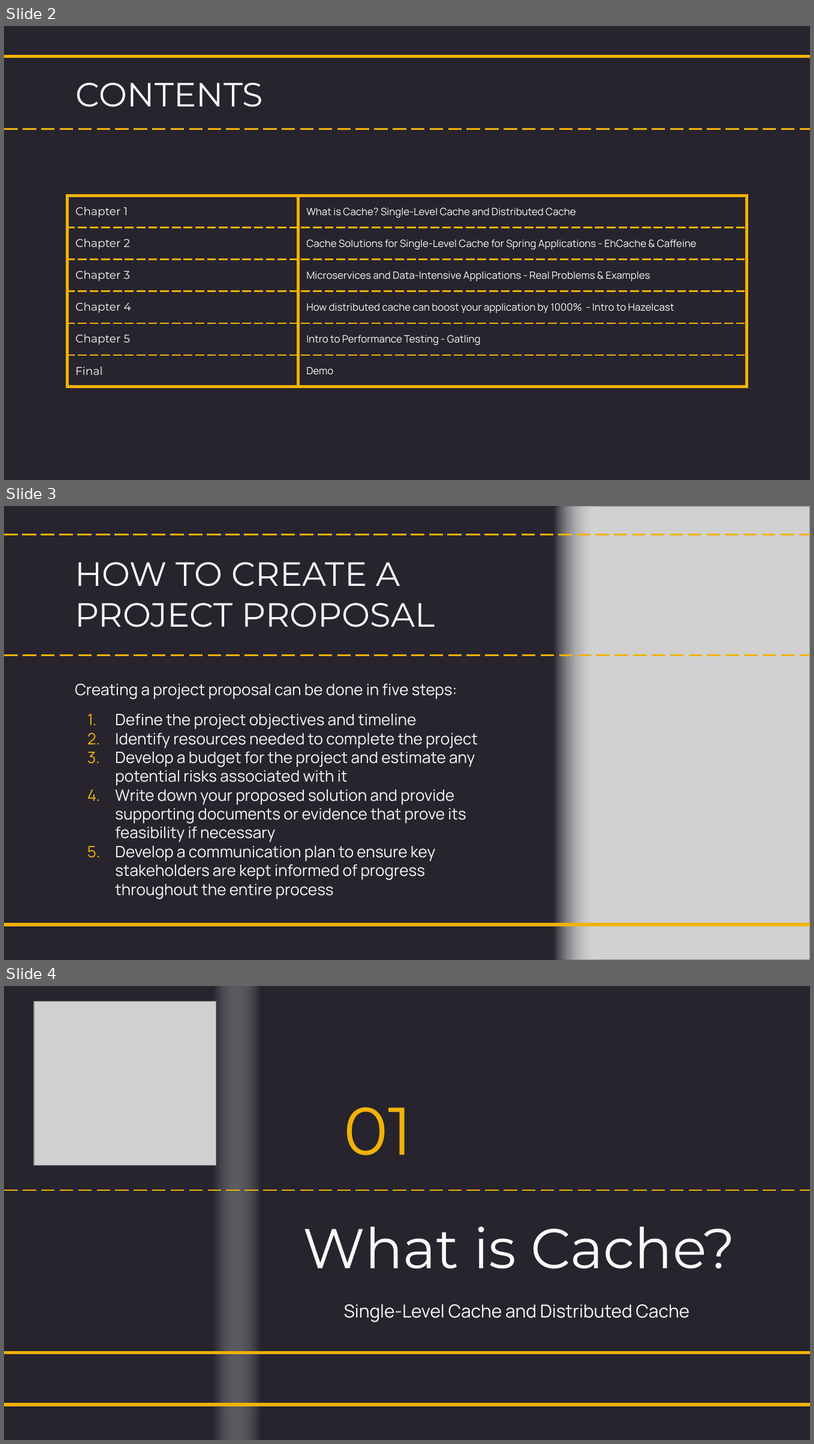
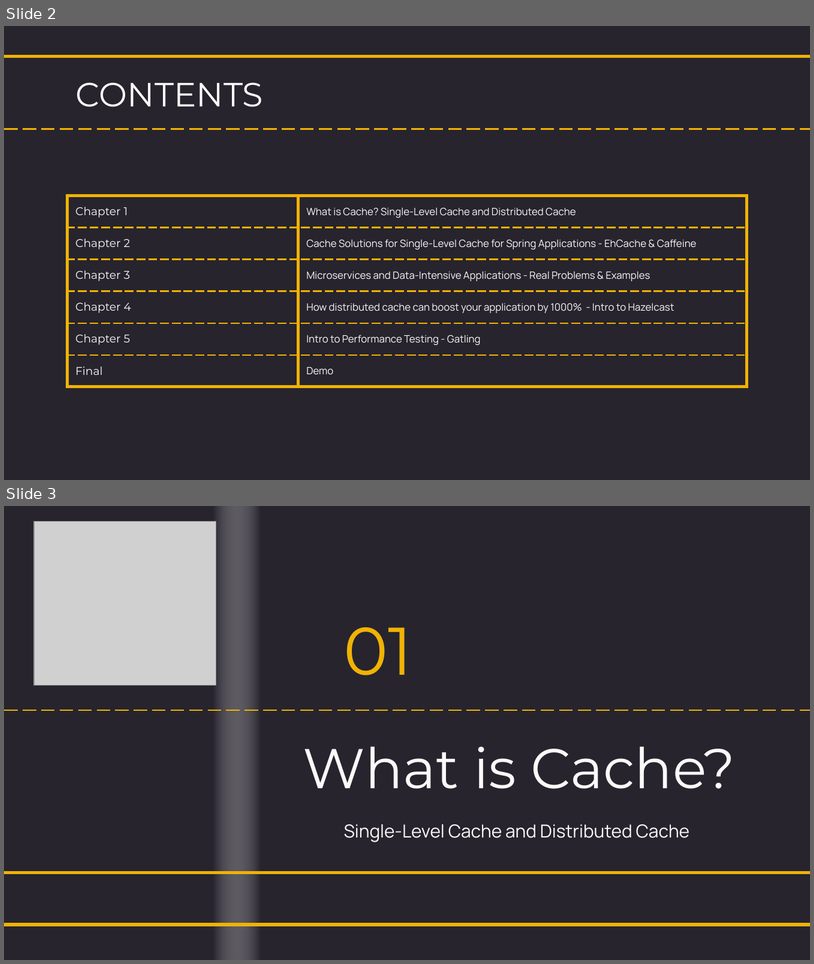
Before and after one commit to nicugnm/presentation-testing, a slide deck: Single-Level Cache and Distribuited Cache - Ghergu Nicolae-Marius.pptx. Shown one above the other, each under a label of ours: slides 2, 3 and 4 before the commit, slides 2 and 3 after it. The pictures are 814x1444 and 814x964 pixels, drawn with LibreOffice and Linux fonts; fonts in the diff are those of the drawing; grey boxes stand for pictures. Boxes give left, top, right and bottom in pixels: in the first picture for what was removed or moved away, otherwise in the second. Text is boxed around its words. In the diff, an @@ line names an element or a change of style, - is before the commit and + after.

Commit message:
final presentation

```diff
--- a/Single-Level Cache and Distribuited Cache - Ghergu Nicolae-Marius.pptx
+++ b/Single-Level Cache and Distribuited Cache - Ghergu Nicolae-Marius.pptx
@@ slide 3 removed at <box>4,506,810,960</box>, background #27242E @@
@@ rectangle removed at <box>499,506,602,959</box> @@
@@ picture removed at <box>536,506,810,959</box> @@
@@ line removed from (4, 534) to (810, 534) @@
@@ line removed from (4, 534) to (810, 534) @@
@@ title removed at <box>75,562,435,627</box> @@
-HOW TO CREATE A PROJECT PROPOSAL
@@ line removed from (4, 655) to (810, 655) @@
@@ subtitle removed at <box>75,683,478,899</box> @@
-Creating a project proposal can be done in five steps:
-1. Define the project objectives and timeline
-2. Identify resources needed to complete the project
-3. Develop a budget for the project and estimate any potential risks associated with it
-4. Write down your proposed solution and provide supporting documents or evidence that prove its feasibility if necessary
-5. Develop a communication plan to ensure key stakeholders are kept informed of progress throughout the entire process
@@ line removed from (4, 924) to (810, 924) @@
@@ what was slide 4 is now slide 3 @@
```
Also in this commit, not shown: 1 other file.
